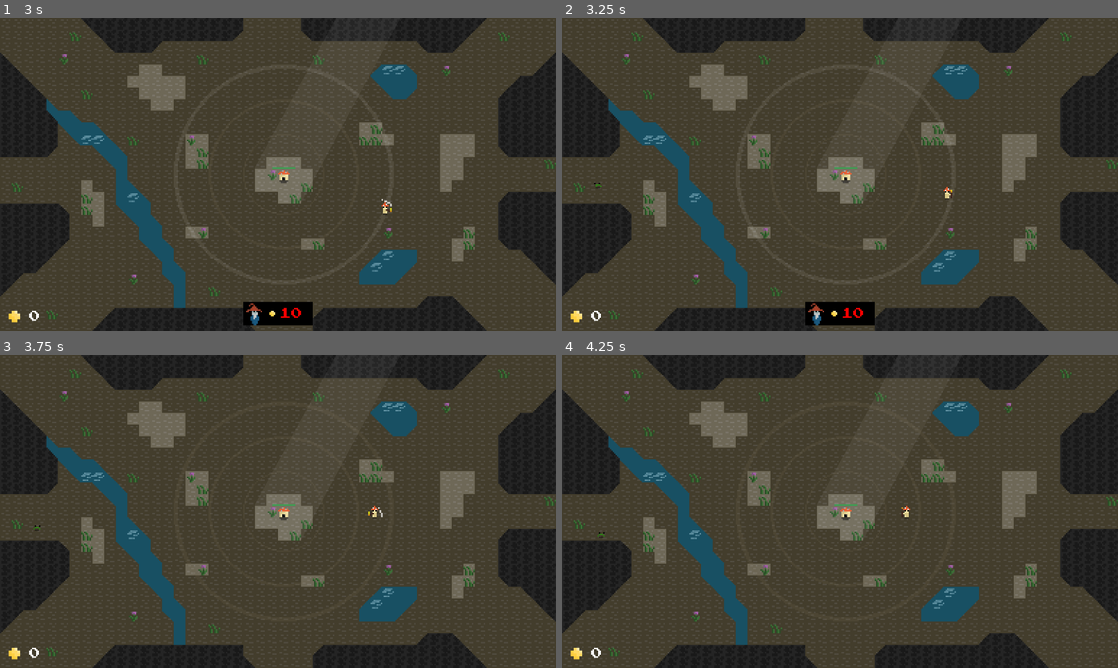
Above: before the commit, frames 1-4 (two rows, left to right).
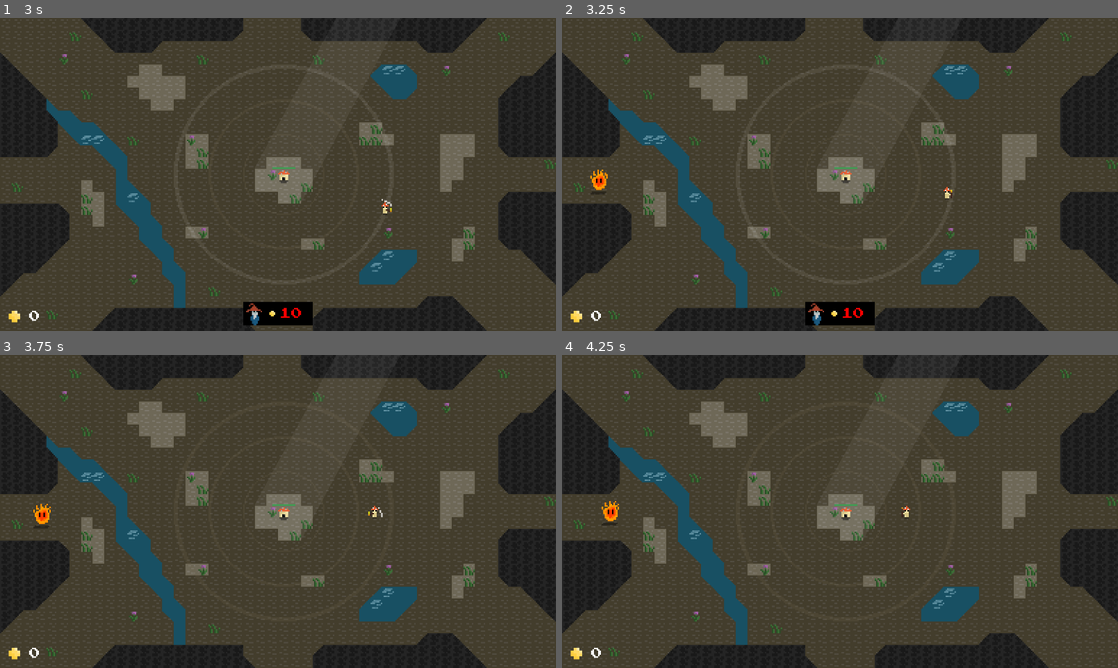
Above: after the commit, the same moments.

Repository: theoratkin/mushwizardly
Game: Godot game, scene res://main.tscn
Same seed, same stepped clock (60 frames per second), same inputs: the game is played once before the commit and once after it. Sound files missing from this copy of the repository are replaced by a short silence.
Inputs (mouse positions are in pixels of both pictures, inside the frame that each line leads up to):
- Up to frame 1 (3 s): move the mouse to (400, 158) at 0.52 s; press the mouse at (400, 158) at 0.53 s; hold Right (move_right) 0.53-1.28 s; move the mouse to (166, 190) at 1.27 s; release the mouse at (166, 190) at 1.28 s; hold Down (move_down) 1.28-2.03 s; click (166, 190) at 1.35 s; move the mouse to (333, 105) at 2.02 s; press the mouse at (333, 105) at 2.03 s; hold Right (move_right) 2.03-2.78 s; move the mouse to (250, 237) at 2.77 s; release the mouse at (250, 237) at 2.78 s; hold Up (move_up) from 2.78 s (still down); click (250, 237) at 2.85 s
- Up to frame 2 (3.25 s): keep holding Up (move_up)
- Up to frame 3 (3.75 s): move the mouse to (444, 558) at 3.52 s; release Up (move_up) at 3.53 s; press the mouse at (444, 558) at 3.53 s; hold Left (move_left) from 3.53 s (still down)
- Up to frame 4 (4.25 s): keep holding Left (move_left)

Frame 1 is identical in both runs. In frame 2, 0.2% of the frame differs, in the area x 5-9%, y 48-57%; in frame 3, 0.2%; in frame 4, 0.2%, in the area x 6-11%, y 46-59%.

Commit message:
feat: add fire enemy

Diff:
--- /dev/null
+++ b/reusable_scenes/evil_fire_thing.tscn
@@ -0,0 +1,87 @@
+[gd_scene load_steps=14 format=3 uid="uid://c3cmua72u8o4a"]
+
+[ext_resource type="Script" uid="uid://7x5bhemm0w41" path="res://scripts/enemy.gd" id="1_lrkhb"]
+[ext_resource type="Texture2D" uid="uid://dibqwu8m5tk50" path="res://sprites/evil-fire-thing.png" id="2_lrkhb"]
+[ext_resource type="Texture2D" uid="uid://p0gl3i4dhpsh" path="res://sprites/shadows.png" id="3_6lnqd"]
+[ext_resource type="AudioStream" uid="uid://q3gvmure5q2e" path="res://audio/hit1.ogg" id="4_dvash"]
+[ext_resource type="Script" uid="uid://bcsmknrgcsfrv" path="res://scripts/oneshot_audio.gd" id="5_n2qcg"]
+[ext_resource type="AudioStream" uid="uid://bh5kpgwedene2" path="res://audio/nomnom.ogg" id="6_a5w2p"]
+
+[sub_resource type="AtlasTexture" id="AtlasTexture_6f7qs"]
+atlas = ExtResource("2_lrkhb")
+region = Rect2(0, 0, 16, 16)
+
+[sub_resource type="AtlasTexture" id="AtlasTexture_6lnqd"]
+atlas = ExtResource("2_lrkhb")
+region = Rect2(16, 0, 16, 16)
+
+[sub_resource type="AtlasTexture" id="AtlasTexture_dvash"]
+atlas = ExtResource("2_lrkhb")
+region = Rect2(32, 0, 16, 16)
+
+[sub_resource type="AtlasTexture" id="AtlasTexture_n2qcg"]
+atlas = ExtResource("2_lrkhb")
+region = Rect2(48, 0, 16, 16)
+
+[sub_resource type="SpriteFrames" id="SpriteFrames_a5w2p"]
+animations = [{
+"frames": [{
+"duration": 1.0,
+"texture": SubResource("AtlasTexture_6f7qs")
+}, {
+"duration": 1.0,
+"texture": SubResource("AtlasTexture_6lnqd")
+}, {
+"duration": 1.0,
+"texture": SubResource("AtlasTexture_dvash")
+}, {
+"duration": 1.0,
+"texture": SubResource("AtlasTexture_n2qcg")
+}],
+"loop": true,
+"name": &"default",
+"speed": 5.0
+}]
+
+[sub_resource type="CircleShape2D" id="CircleShape2D_lrkhb"]
+radius = 5.0
+
+[sub_resource type="AtlasTexture" id="AtlasTexture_t8vk4"]
+atlas = ExtResource("3_6lnqd")
+region = Rect2(16, 0, 16, 8)
+
+[node name="evil fire thing" type="RigidBody2D"]
+mass = 0.8
+gravity_scale = 0.0
+lock_rotation = true
+linear_damp = 3.0
+script = ExtResource("1_lrkhb")
+coins = 2
+metadata/is_enemy = true
+
+[node name="animated sprite" type="AnimatedSprite2D" parent="."]
+sprite_frames = SubResource("SpriteFrames_a5w2p")
+autoplay = "default"
+frame_progress = 0.696169
+speed_scale = 3.0
+
+[node name="collision shape" type="CollisionShape2D" parent="."]
+position = Vector2(0, 1.5)
+shape = SubResource("CircleShape2D_lrkhb")
+
+[node name="shadow" type="Sprite2D" parent="."]
+modulate = Color(1, 1, 1, 0.392157)
+position = Vector2(0, 7)
+texture = SubResource("AtlasTexture_t8vk4")
+
+[node name="hit sound" type="AudioStreamPlayer2D" parent="."]
+stream = ExtResource("4_dvash")
+pitch_scale = 0.73
+script = ExtResource("5_n2qcg")
+
+[node name="nomnom" type="AudioStreamPlayer2D" parent="."]
+stream = ExtResource("6_a5w2p")
+
+[connection signal="body_entered" from="." to="." method="_on_body_entered"]
+[connection signal="body_exited" from="." to="." method="_on_body_exited"]
+[connection signal="finished" from="hit sound" to="hit sound" method="_on_finished"]
--- a/scripts/enemy_spawner.gd
+++ b/scripts/enemy_spawner.gd
@@ -4,7 +4,8 @@
 
 var enemy_pool: Array[Resource] = [
 	preload("res://reusable_scenes/evil_green_thing.tscn"),
-	preload("res://reusable_scenes/evil_red_thing.tscn")
+	preload("res://reusable_scenes/evil_red_thing.tscn"),
+	preload("res://reusable_scenes/evil_fire_thing.tscn")
 ]
 
 
Binary file added: sprites/evil-fire-thing.png
Not shown, added: sprites/evil-fire-thing.png.import
Not shown, added: sprites/evil-fire-thing.pxo
